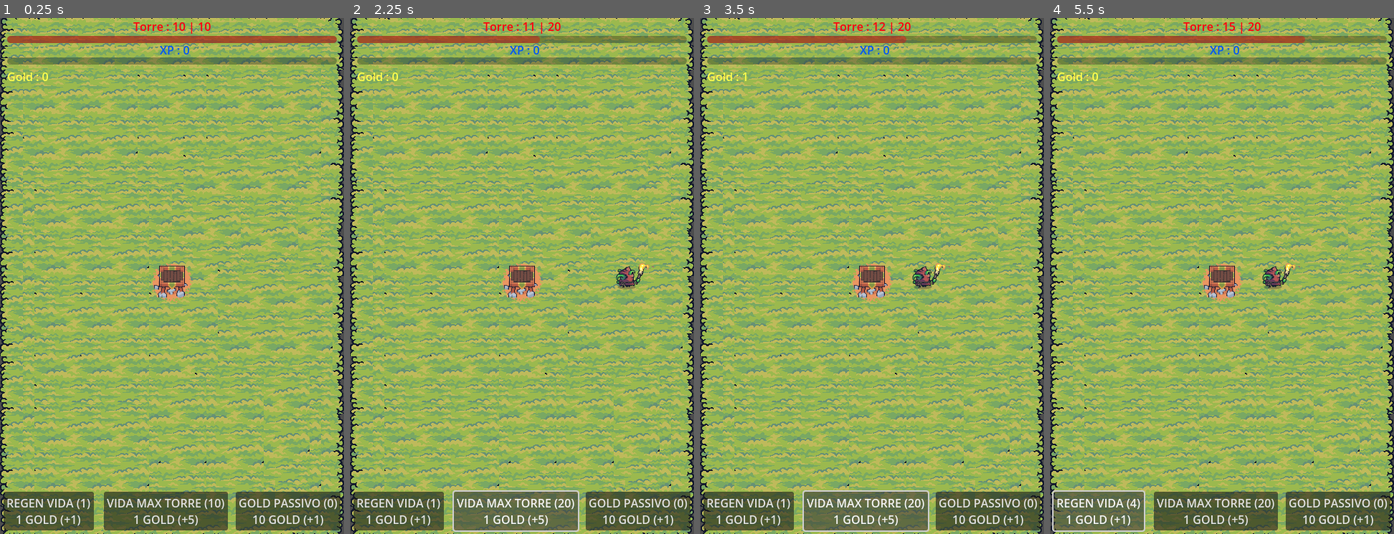
Above: before the commit, frames 1-4 (left to right).
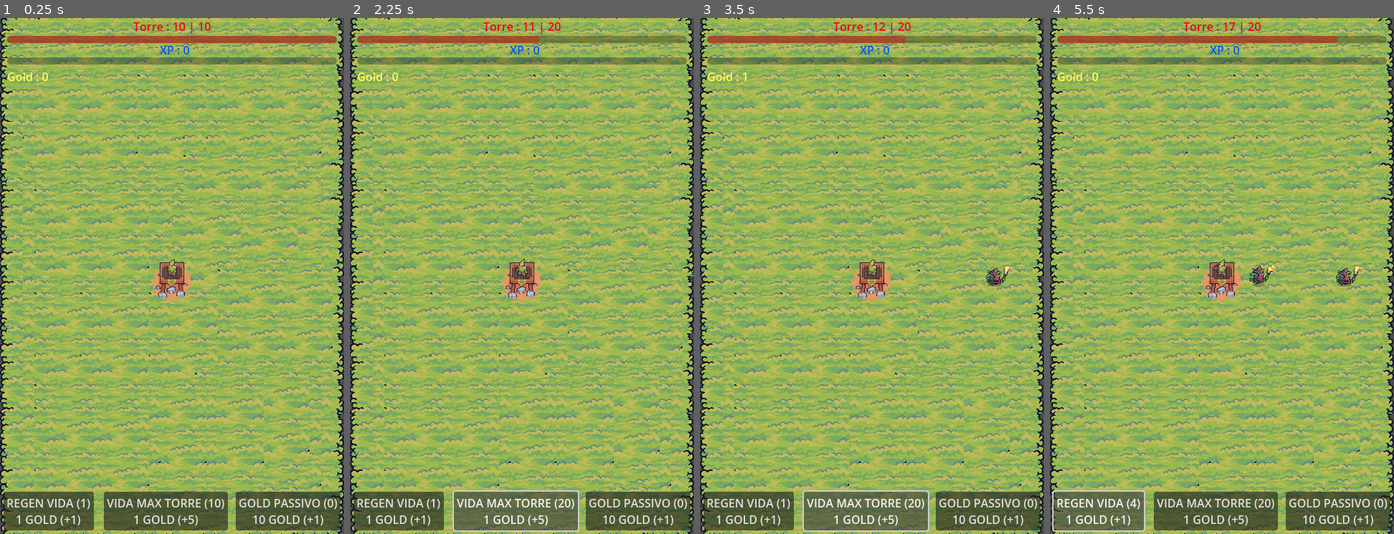
Above: after the commit, the same moments.

Repository: Nvsmp/Games
Game: Godot game, scene res://Scenes/main.tscn
Two runs of this game, one before a commit and one after it. Both use one fixed random seed, a clock stepped at 60 frames per second and the inputs below.
Inputs (mouse positions are in pixels of both pictures, inside the frame that each line leads up to):
- Up to frame 1 (0.25 s): no input
- Up to frame 2 (2.25 s): click (522, 281) at 0.5 s; click "VIDA MAX TORRE (10) 1 GOLD (+…" at 1.25 s; click "VIDA MAX TORRE (15) 1 GOLD (+…" at 2 s
- Up to frame 3 (3.5 s): click "VIDA MAX TORRE (20) 1 GOLD (+…" at 2.75 s
- Up to frame 4 (5.5 s): click "REGEN VIDA (1) 1 GOLD (+1)" at 3.5 s; click "REGEN VIDA (2) 1 GOLD (+1)" at 4.25 s; click "REGEN VIDA (3) 1 GOLD (+1)" at 5 s

The runs differ from the first frame. In frame 1, 0.3% of the frame differs, in the area x 44-54%, y 46-54%; in frame 2, 0.6%; in frame 3, 0.8%; in frame 4, 1.1%, in the area x 44-92%, y 0-54%.

Commit message:
correcoes

Diff:
--- a/IdleLeveling/Scenes/Player.tscn
+++ b/IdleLeveling/Scenes/Player.tscn
@@ -156,8 +156,8 @@
 
 [node name="AnimatedSprite2D" type="AnimatedSprite2D" parent="."]
 sprite_frames = SubResource("SpriteFrames_c24mk")
-animation = &"run"
-frame_progress = 0.639863
+animation = &"idle"
+frame_progress = 0.57015
 
 [node name="CollisionShape2D" type="CollisionShape2D" parent="."]
 position = Vector2(-1, 2)
--- a/IdleLeveling/Scenes/enemy_1.tscn
+++ b/IdleLeveling/Scenes/enemy_1.tscn
@@ -58,15 +58,18 @@
 
 [node name="Enemy1" type="Area2D"]
 scale = Vector2(0.5, 0.5)
+collision_layer = 3
+collision_mask = 2
 script = ExtResource("1_hij64")
 metadata/_edit_group_ = true
 
 [node name="AnimatedSprite2DEnemy" type="AnimatedSprite2D" parent="."]
+scale = Vector2(0.8, 0.8)
 sprite_frames = SubResource("SpriteFrames_65dgk")
 animation = &"walking"
 frame_progress = 0.0980411
 
-[node name="CollisionShape2D" type="CollisionShape2D" parent="."]
+[node name="CollisionShape2D" type="CollisionShape2D" parent="." groups=["inimigo"]]
 position = Vector2(1, 5)
 shape = SubResource("RectangleShape2D_y2ulo")
 
--- a/IdleLeveling/Scenes/main.tscn
+++ b/IdleLeveling/Scenes/main.tscn
@@ -21,7 +21,7 @@
 var regen_vida_torre:int = 0
 var preco_up_regen_vida:int = 5
 var preco_up_life_torre_max:int = 10
-var dicionario_pos_spawn = {1:Vector2(400,360)}
+var dicionario_pos_spawn = {1:Vector2(500,360)}
 
 # Called when the node enters the scene tree for the first time.
 func _ready():
--- a/IdleLeveling/Scripts/Player.gd
+++ b/IdleLeveling/Scripts/Player.gd
@@ -1,6 +1,6 @@
 extends Area2D
-#var virado_direita:bool = true
-#var speed:int = 400
+var virado_direita:bool = true
+var speed:int = 400
 var screen_size
 
 # Called when the node enters the scene tree for the first time.
@@ -10,27 +10,27 @@
 
 # Called every frame. 'delta' is the elapsed time since the previous frame.
 func _process(delta):
-#	var vetor_aceleracao = Vector2.ZERO
-#	if Input.is_action_pressed("direita"):
-#		vetor_aceleracao.x += 1
-#	if Input.is_action_pressed("esquerda"):
-#		vetor_aceleracao.x -= 1
-#	if Input.is_action_pressed("cima"):
-#		vetor_aceleracao.y -= 1
-#	if Input.is_action_pressed("baixo"):
-#		vetor_aceleracao.y += 1
-#	if vetor_aceleracao.length() > 0:
-#		vetor_aceleracao = vetor_aceleracao.normalized() * speed
-#	if vetor_aceleracao.x < 0:
-#		virado_direita = false
-#	elif vetor_aceleracao.x > 0:
-#		virado_direita = true
-#	if vetor_aceleracao.length() == 0:
-#		$AnimatedSprite2D.play("idle")
-#		$AnimatedSprite2D.flip_h = !virado_direita
-#	else:
-#		$AnimatedSprite2D.play("run")
-#	position += vetor_aceleracao * delta
-#	position.x = clamp(position.x, 0, screen_size.x)
-#	position.y = clamp(position.y, 0, screen_size.y)
-#	printt("Vetor Aceleracao: ", vetor_aceleracao)
+	var vetor_aceleracao = Vector2.ZERO
+	if Input.is_action_pressed("direita"):
+		vetor_aceleracao.x += 1
+	if Input.is_action_pressed("esquerda"):
+		vetor_aceleracao.x -= 1
+	if Input.is_action_pressed("cima"):
+		vetor_aceleracao.y -= 1
+	if Input.is_action_pressed("baixo"):
+		vetor_aceleracao.y += 1
+	if vetor_aceleracao.length() > 0:
+		vetor_aceleracao = vetor_aceleracao.normalized() * speed
+	if vetor_aceleracao.x < 0:
+		virado_direita = false
+	elif vetor_aceleracao.x > 0:
+		virado_direita = true
+	if vetor_aceleracao.length() == 0:
+		$AnimatedSprite2D.play("idle")
+		$AnimatedSprite2D.flip_h = !virado_direita
+	else:
+		$AnimatedSprite2D.play("run")
+	position += vetor_aceleracao * delta
+	position.x = clamp(position.x, 0, screen_size.x)
+	position.y = clamp(position.y, 0, screen_size.y)
+	printt("Vetor Aceleracao: ", vetor_aceleracao)
--- a/IdleLeveling/Scripts/enemy_1.gd
+++ b/IdleLeveling/Scripts/enemy_1.gd
@@ -11,8 +11,3 @@
 # Called every frame. 'delta' is the elapsed time since the previous frame.
 func _process(delta):
 	position.x -= 1
-
-
-
-func _on_area_entered(area):
-	queue_free()
--- a/IdleLeveling/Scripts/torre.gd
+++ b/IdleLeveling/Scripts/torre.gd
@@ -6,18 +6,29 @@
 @export var preco_up_regen_vida:int = 1
 @export var preco_up_vida_max:int = 1
 @export var xp:int = 0
+var atacando:bool = false
+var array_inimigos:Array = []
 # Called when the node enters the scene tree for the first time.
 func _ready():
 	pass # Replace with function body.
+	$AnimatedSprite2D.play("1")
+	$AnimatedSprite2D/Arqueiro.play("idle")
 
 
 # Called every frame. 'delta' is the elapsed time since the previous frame.
 func _process(delta):
-	pass
+	if atacando:
+		$AnimatedSprite2D/Arqueiro.play("attack_left")
+	else:
+		$AnimatedSprite2D/Arqueiro.play("idle")
+	printt("Array de inimigos: "+ str(array_inimigos))
+	if !array_inimigos.is_empty():
+		atacando = true
+		if str(array_inimigos[0]) == "<Freed Object>":
+			array_inimigos.remove_at(0)
+	else:
+		atacando = false
 
-func _on_area_entered(area):
-	print(area.dano)
-	vida_torre -= area.dano
 
 func uparVida()->void:
 	vida_torre_max += 5
@@ -27,3 +38,12 @@
 	vida_torre += regen_vida
 	if vida_torre > vida_torre_max:
 		vida_torre = vida_torre_max
+
+
+func _on_range_area_entered(area):
+	print("Inimigo entrou no range da torre")
+	array_inimigos.append(area)
+
+
+func _on_area_2d_hitbox_area_entered(area):
+	area.queue_free()
--- a/IdleLeveling/torre.tscn
+++ b/IdleLeveling/torre.tscn
@@ -1,362 +1,174 @@
-[gd_scene load_steps=40 format=3 uid="uid://yi2kd3qiselm"]
+[gd_scene load_steps=26 format=3 uid="uid://yi2kd3qiselm"]
 
 [ext_resource type="Script" path="res://Scripts/torre.gd" id="1_184ca"]
 [ext_resource type="Texture2D" uid="uid://qlhnw3be8g5w" path="res://Assets/torre/1 Upgrade/1.png" id="2_a48nk"]
-[ext_resource type="Texture2D" uid="uid://cm33pk5kx4hp2" path="res://Assets/torre/1 Upgrade/2.png" id="3_t4pdx"]
-[ext_resource type="Texture2D" uid="uid://yuc0v3nicmv3" path="res://Assets/torre/1 Upgrade/3.png" id="3_vpoka"]
-[ext_resource type="Texture2D" uid="uid://br0dse3yafhdq" path="res://Assets/torre/1 Upgrade/4.png" id="4_womss"]
-[ext_resource type="Texture2D" uid="uid://en82uy5l3x4v" path="res://Assets/torre/1 Upgrade/5.png" id="5_oyijh"]
-[ext_resource type="Texture2D" uid="uid://o8ltxfvoat6q" path="res://Assets/torre/1 Upgrade/6.png" id="6_817vt"]
-[ext_resource type="Texture2D" uid="uid://d4hdyrm425xmb" path="res://Assets/torre/1 Upgrade/7.png" id="7_btq5w"]
-
-[sub_resource type="CircleShape2D" id="CircleShape2D_x4ccq"]
-radius = 85.2115
-
-[sub_resource type="AtlasTexture" id="AtlasTexture_0wxhv"]
+[ext_resource type="Texture2D" uid="uid://oq4ievt4frg0" path="res://Assets/torre/2 Idle/2.png" id="3_83xc2"]
+[ext_resource type="Texture2D" uid="uid://bxhfunfw7nswe" path="res://Assets/torre/3 Units/3/S_Idle.png" id="4_2s5hi"]
+[ext_resource type="Texture2D" uid="uid://dswwfp1nfotox" path="res://Assets/torre/3 Units/3/S_Attack.png" id="4_a04aa"]
+
+[sub_resource type="GDScript" id="GDScript_dst61"]
+script/source = "extends Area2D
+
+# Called every frame. 'delta' is the elapsed time since the previous frame.
+func _process(delta):
+	pass
+"
+
+[sub_resource type="CircleShape2D" id="CircleShape2D_8m8ar"]
+radius = 135.059
+
+[sub_resource type="RectangleShape2D" id="RectangleShape2D_hhbcp"]
+size = Vector2(34, 38)
+
+[sub_resource type="AtlasTexture" id="AtlasTexture_km0n2"]
 atlas = ExtResource("2_a48nk")
 region = Rect2(0, 0, 70, 130)
 
-[sub_resource type="AtlasTexture" id="AtlasTexture_mlq37"]
-atlas = ExtResource("3_vpoka")
+[sub_resource type="AtlasTexture" id="AtlasTexture_lo4sq"]
+atlas = ExtResource("3_83xc2")
+region = Rect2(0, 0, 70, 130)
+
+[sub_resource type="AtlasTexture" id="AtlasTexture_asmn4"]
+atlas = ExtResource("3_83xc2")
 region = Rect2(70, 0, 70, 130)
 
-[sub_resource type="AtlasTexture" id="AtlasTexture_k5ej5"]
-atlas = ExtResource("3_vpoka")
+[sub_resource type="AtlasTexture" id="AtlasTexture_5ambx"]
+atlas = ExtResource("3_83xc2")
 region = Rect2(140, 0, 70, 130)
 
-[sub_resource type="AtlasTexture" id="AtlasTexture_2c3bf"]
-atlas = ExtResource("3_vpoka")
+[sub_resource type="AtlasTexture" id="AtlasTexture_e77fo"]
+atlas = ExtResource("3_83xc2")
 region = Rect2(210, 0, 70, 130)
-
-[sub_resource type="AtlasTexture" id="AtlasTexture_rahkb"]
-atlas = ExtResource("4_womss")
-region = Rect2(0, 0, 70, 130)
-
-[sub_resource type="AtlasTexture" id="AtlasTexture_px2g5"]
-atlas = ExtResource("4_womss")
-region = Rect2(70, 0, 70, 130)
-
-[sub_resource type="AtlasTexture" id="AtlasTexture_td1px"]
-atlas = ExtResource("4_womss")
-region = Rect2(140, 0, 70, 130)
-
-[sub_resource type="AtlasTexture" id="AtlasTexture_hs5dn"]
-atlas = ExtResource("4_womss")
-region = Rect2(210, 0, 70, 130)
-
-[sub_resource type="AtlasTexture" id="AtlasTexture_y3ntl"]
-atlas = ExtResource("5_oyijh")
-region = Rect2(0, 0, 70, 130)
-
-[sub_resource type="AtlasTexture" id="AtlasTexture_58cp3"]
-atlas = ExtResource("5_oyijh")
-region = Rect2(70, 0, 70, 130)
-
-[sub_resource type="AtlasTexture" id="AtlasTexture_h2ox2"]
-atlas = ExtResource("5_oyijh")
-region = Rect2(140, 0, 70, 130)
-
-[sub_resource type="AtlasTexture" id="AtlasTexture_baqpi"]
-atlas = ExtResource("2_a48nk")
-region = Rect2(70, 0, 70, 130)
-
-[sub_resource type="AtlasTexture" id="AtlasTexture_muod0"]
-atlas = ExtResource("5_oyijh")
-region = Rect2(210, 0, 70, 130)
-
-[sub_resource type="AtlasTexture" id="AtlasTexture_0g6ol"]
-atlas = ExtResource("6_817vt")
-region = Rect2(0, 0, 70, 130)
-
-[sub_resource type="AtlasTexture" id="AtlasTexture_cmtvo"]
-atlas = ExtResource("6_817vt")
-region = Rect2(70, 0, 70, 130)
-
-[sub_resource type="AtlasTexture" id="AtlasTexture_p10b8"]
-atlas = ExtResource("6_817vt")
-region = Rect2(140, 0, 70, 130)
-
-[sub_resource type="AtlasTexture" id="AtlasTexture_b1iah"]
-atlas = ExtResource("6_817vt")
-region = Rect2(210, 0, 70, 130)
-
-[sub_resource type="AtlasTexture" id="AtlasTexture_s2ecp"]
-atlas = ExtResource("7_btq5w")
-region = Rect2(0, 0, 70, 130)
-
-[sub_resource type="AtlasTexture" id="AtlasTexture_vxymi"]
-atlas = ExtResource("7_btq5w")
-region = Rect2(70, 0, 70, 130)
-
-[sub_resource type="AtlasTexture" id="AtlasTexture_5on6d"]
-atlas = ExtResource("7_btq5w")
-region = Rect2(140, 0, 70, 130)
-
-[sub_resource type="AtlasTexture" id="AtlasTexture_ofbd7"]
-atlas = ExtResource("7_btq5w")
-region = Rect2(210, 0, 70, 130)
-
-[sub_resource type="AtlasTexture" id="AtlasTexture_rhnvf"]
-atlas = ExtResource("2_a48nk")
-region = Rect2(140, 0, 70, 130)
-
-[sub_resource type="AtlasTexture" id="AtlasTexture_qwcrk"]
-atlas = ExtResource("2_a48nk")
-region = Rect2(210, 0, 70, 130)
-
-[sub_resource type="AtlasTexture" id="AtlasTexture_vhibc"]
-atlas = ExtResource("3_t4pdx")
-region = Rect2(0, 0, 70, 130)
-
-[sub_resource type="AtlasTexture" id="AtlasTexture_3cktd"]
-atlas = ExtResource("3_t4pdx")
-region = Rect2(70, 0, 70, 130)
-
-[sub_resource type="AtlasTexture" id="AtlasTexture_17nxc"]
-atlas = ExtResource("3_t4pdx")
-region = Rect2(140, 0, 70, 130)
-
-[sub_resource type="AtlasTexture" id="AtlasTexture_4ddeo"]
-atlas = ExtResource("3_t4pdx")
-region = Rect2(210, 0, 70, 130)
-
-[sub_resource type="AtlasTexture" id="AtlasTexture_xmsoj"]
-atlas = ExtResource("3_vpoka")
-region = Rect2(0, 0, 70, 130)
 
 [sub_resource type="SpriteFrames" id="SpriteFrames_lug8k"]
 animations = [{
 "frames": [{
 "duration": 1.0,
-"texture": SubResource("AtlasTexture_0wxhv")
+"texture": SubResource("AtlasTexture_km0n2")
+}],
+"loop": true,
+"name": &"0",
+"speed": 5.0
+}, {
+"frames": [{
+"duration": 1.0,
+"texture": SubResource("AtlasTexture_lo4sq")
+}, {
+"duration": 1.0,
+"texture": SubResource("AtlasTexture_asmn4")
+}, {
+"duration": 1.0,
+"texture": SubResource("AtlasTexture_5ambx")
+}, {
+"duration": 1.0,
+"texture": SubResource("AtlasTexture_e77fo")
 }],
 "loop": true,
 "name": &"1",
 "speed": 5.0
-}, {
-"frames": [{
-"duration": 1.0,
-"texture": SubResource("AtlasTexture_mlq37")
-}],
-"loop": true,
-"name": &"10",
-"speed": 5.0
-}, {
-"frames": [{
-"duration": 1.0,
-"texture": SubResource("AtlasTexture_k5ej5")
-}],
-"loop": true,
-"name": &"11",
-"speed": 5.0
-}, {
-"frames": [{
-"duration": 1.0,
-"texture": SubResource("AtlasTexture_2c3bf")
-}],
-"loop": true,
-"name": &"12",
-"speed": 5.0
-}, {
-"frames": [{
-"duration": 1.0,
-"texture": SubResource("AtlasTexture_rahkb")
-}],
-"loop": true,
-"name": &"13",
-"speed": 5.0
-}, {
-"frames": [{
-"duration": 1.0,
-"texture": SubResource("AtlasTexture_px2g5")
-}],
-"loop": true,
-"name": &"14",
-"speed": 5.0
-}, {
-"frames": [{
-"duration": 1.0,
-"texture": SubResource("AtlasTexture_td1px")
-}],
-"loop": true,
-"name": &"15",
-"speed": 5.0
-}, {
-"frames": [{
-"duration": 1.0,
-"texture": SubResource("AtlasTexture_hs5dn")
-}],
-"loop": true,
-"name": &"16",
-"speed": 5.0
-}, {
-"frames": [{
-"duration": 1.0,
-"texture": SubResource("AtlasTexture_y3ntl")
-}],
-"loop": true,
-"name": &"17",
-"speed": 5.0
-}, {
-"frames": [{
-"duration": 1.0,
-"texture": SubResource("AtlasTexture_58cp3")
-}],
-"loop": true,
-"name": &"18",
-"speed": 5.0
-}, {
-"frames": [{
-"duration": 1.0,
-"texture": SubResource("AtlasTexture_h2ox2")
-}],
-"loop": true,
-"name": &"19",
-"speed": 5.0
-}, {
-"frames": [{
-"duration": 1.0,
-"texture": SubResource("AtlasTexture_baqpi")
-}],
-"loop": true,
-"name": &"2",
-"speed": 5.0
-}, {
-"frames": [{
-"duration": 1.0,
-"texture": SubResource("AtlasTexture_muod0")
-}],
-"loop": true,
-"name": &"20",
-"speed": 5.0
-}, {
-"frames": [{
-"duration": 1.0,
-"texture": SubResource("AtlasTexture_0g6ol")
-}],
-"loop": true,
-"name": &"21",
-"speed": 5.0
-}, {
-"frames": [{
-"duration": 1.0,
-"texture": SubResource("AtlasTexture_cmtvo")
-}],
-"loop": true,
-"name": &"22",
-"speed": 5.0
-}, {
-"frames": [{
-"duration": 1.0,
-"texture": SubResource("AtlasTexture_p10b8")
-}],
-"loop": true,
-"name": &"23",
-"speed": 5.0
-}, {
-"frames": [{
-"duration": 1.0,
-"texture": SubResource("AtlasTexture_b1iah")
-}],
-"loop": true,
-"name": &"24",
-"speed": 5.0
-}, {
-"frames": [{
-"duration": 1.0,
-"texture": SubResource("AtlasTexture_s2ecp")
-}],
-"loop": true,
-"name": &"25",
-"speed": 5.0
-}, {
-"frames": [{
-"duration": 1.0,
-"texture": SubResource("AtlasTexture_vxymi")
-}],
-"loop": true,
-"name": &"26",
-"speed": 5.0
-}, {
-"frames": [{
-"duration": 1.0,
-"texture": SubResource("AtlasTexture_5on6d")
-}],
-"loop": true,
-"name": &"27",
-"speed": 5.0
-}, {
-"frames": [{
-"duration": 1.0,
-"texture": SubResource("AtlasTexture_ofbd7")
-}],
-"loop": true,
-"name": &"28",
-"speed": 5.0
-}, {
-"frames": [{
-"duration": 1.0,
-"texture": SubResource("AtlasTexture_rhnvf")
-}],
-"loop": true,
-"name": &"3",
-"speed": 5.0
-}, {
-"frames": [{
-"duration": 1.0,
-"texture": SubResource("AtlasTexture_qwcrk")
-}],
-"loop": true,
-"name": &"4",
-"speed": 5.0
-}, {
-"frames": [{
-"duration": 1.0,
-"texture": SubResource("AtlasTexture_vhibc")
-}],
-"loop": true,
-"name": &"5",
-"speed": 5.0
-}, {
-"frames": [{
-"duration": 1.0,
-"texture": SubResource("AtlasTexture_3cktd")
-}],
-"loop": true,
-"name": &"6",
-"speed": 5.0
-}, {
-"frames": [{
-"duration": 1.0,
-"texture": SubResource("AtlasTexture_17nxc")
-}],
-"loop": true,
-"name": &"7",
-"speed": 5.0
-}, {
-"frames": [{
-"duration": 1.0,
-"texture": SubResource("AtlasTexture_4ddeo")
-}],
-"loop": true,
-"name": &"8",
-"speed": 5.0
-}, {
-"frames": [{
-"duration": 1.0,
-"texture": SubResource("AtlasTexture_xmsoj")
-}],
-"loop": true,
-"name": &"9",
+}]
+
+[sub_resource type="AtlasTexture" id="AtlasTexture_gfo6y"]
+atlas = ExtResource("4_a04aa")
+region = Rect2(0, 0, 48, 48)
+
+[sub_resource type="AtlasTexture" id="AtlasTexture_mu2kl"]
+atlas = ExtResource("4_a04aa")
+region = Rect2(48, 0, 48, 48)
+
+[sub_resource type="AtlasTexture" id="AtlasTexture_nykjl"]
+atlas = ExtResource("4_a04aa")
+region = Rect2(96, 0, 48, 48)
+
+[sub_resource type="AtlasTexture" id="AtlasTexture_3nyne"]
+atlas = ExtResource("4_a04aa")
+region = Rect2(144, 0, 48, 48)
+
+[sub_resource type="AtlasTexture" id="AtlasTexture_maguf"]
+atlas = ExtResource("4_a04aa")
+region = Rect2(192, 0, 48, 48)
+
+[sub_resource type="AtlasTexture" id="AtlasTexture_qdoap"]
+atlas = ExtResource("4_a04aa")
+region = Rect2(240, 0, 48, 48)
+
+[sub_resource type="AtlasTexture" id="AtlasTexture_iways"]
+atlas = ExtResource("4_2s5hi")
+region = Rect2(0, 0, 48, 48)
+
+[sub_resource type="AtlasTexture" id="AtlasTexture_8ik0w"]
+atlas = ExtResource("4_2s5hi")
+region = Rect2(48, 0, 48, 48)
+
+[sub_resource type="AtlasTexture" id="AtlasTexture_yxw0e"]
+atlas = ExtResource("4_2s5hi")
+region = Rect2(96, 0, 48, 48)
+
+[sub_resource type="AtlasTexture" id="AtlasTexture_rpgt3"]
+atlas = ExtResource("4_2s5hi")
+region = Rect2(144, 0, 48, 48)
+
+[sub_resource type="SpriteFrames" id="SpriteFrames_tu06l"]
+animations = [{
+"frames": [{
+"duration": 1.0,
+"texture": SubResource("AtlasTexture_gfo6y")
+}, {
+"duration": 1.0,
+"texture": SubResource("AtlasTexture_mu2kl")
+}, {
+"duration": 1.0,
+"texture": SubResource("AtlasTexture_nykjl")
+}, {
+"duration": 1.0,
+"texture": SubResource("AtlasTexture_3nyne")
+}, {
+"duration": 1.0,
+"texture": SubResource("AtlasTexture_maguf")
+}, {
+"duration": 1.0,
+"texture": SubResource("AtlasTexture_qdoap")
+}],
+"loop": true,
+"name": &"attack_left",
+"speed": 10.0
+}, {
+"frames": [{
+"duration": 1.0,
+"texture": SubResource("AtlasTexture_iways")
+}, {
+"duration": 1.0,
+"texture": SubResource("AtlasTexture_8ik0w")
+}, {
+"duration": 1.0,
+"texture": SubResource("AtlasTexture_yxw0e")
+}, {
+"duration": 1.0,
+"texture": SubResource("AtlasTexture_rpgt3")
+}],
+"loop": true,
+"name": &"idle",
 "speed": 5.0
 }]
-
-[sub_resource type="RectangleShape2D" id="RectangleShape2D_hhbcp"]
-size = Vector2(34, 38)
 
 [node name="Torre" type="Area2D"]
 script = ExtResource("1_184ca")
 metadata/_edit_group_ = true
+
+[node name="range" type="Area2D" parent="."]
+collision_layer = 2
+collision_mask = 2
+script = SubResource("GDScript_dst61")
+
+[node name="CollisionShape2D" type="CollisionShape2D" parent="range"]
+shape = SubResource("CircleShape2D_8m8ar")
+
+[node name="area2d_hitbox" type="Area2D" parent="."]
+
+[node name="hitbox" type="CollisionShape2D" parent="area2d_hitbox" groups=["torre"]]
+visibility_layer = 2
+position = Vector2(0, 6)
+shape = SubResource("RectangleShape2D_hhbcp")
 
 [node name="Button" type="Button" parent="."]
 offset_left = -17.0
@@ -378,24 +190,22 @@
 popup/item_2/text = "+ VELOCIDADE ATK"
 popup/item_2/id = 2
 
-[node name="Range" type="CollisionShape2D" parent="."]
-modulate = Color(0.741176, 1, 1, 1)
-self_modulate = Color(0.513726, 1, 1, 1)
-shape = SubResource("CircleShape2D_x4ccq")
-disabled = true
-
 [node name="AnimatedSprite2D" type="AnimatedSprite2D" parent="."]
 position = Vector2(0, -21.5)
 scale = Vector2(0.9, 0.9)
 sprite_frames = SubResource("SpriteFrames_lug8k")
-animation = &"10"
-
-[node name="hitbox" type="CollisionShape2D" parent="."]
-position = Vector2(0, 6)
-shape = SubResource("RectangleShape2D_hhbcp")
+animation = &"1"
+frame_progress = 0.377785
+
+[node name="Arqueiro" type="AnimatedSprite2D" parent="AnimatedSprite2D"]
+position = Vector2(0, 18.3333)
+sprite_frames = SubResource("SpriteFrames_tu06l")
+animation = &"idle"
 
 [node name="TimerRegenVida" type="Timer" parent="."]
 autostart = true
 
 [connection signal="area_entered" from="." to="." method="_on_area_entered"]
+[connection signal="area_entered" from="range" to="." method="_on_range_area_entered"]
+[connection signal="area_entered" from="area2d_hitbox" to="." method="_on_area_2d_hitbox_area_entered"]
 [connection signal="timeout" from="TimerRegenVida" to="." method="_on_timer_regen_vida_timeout"]
